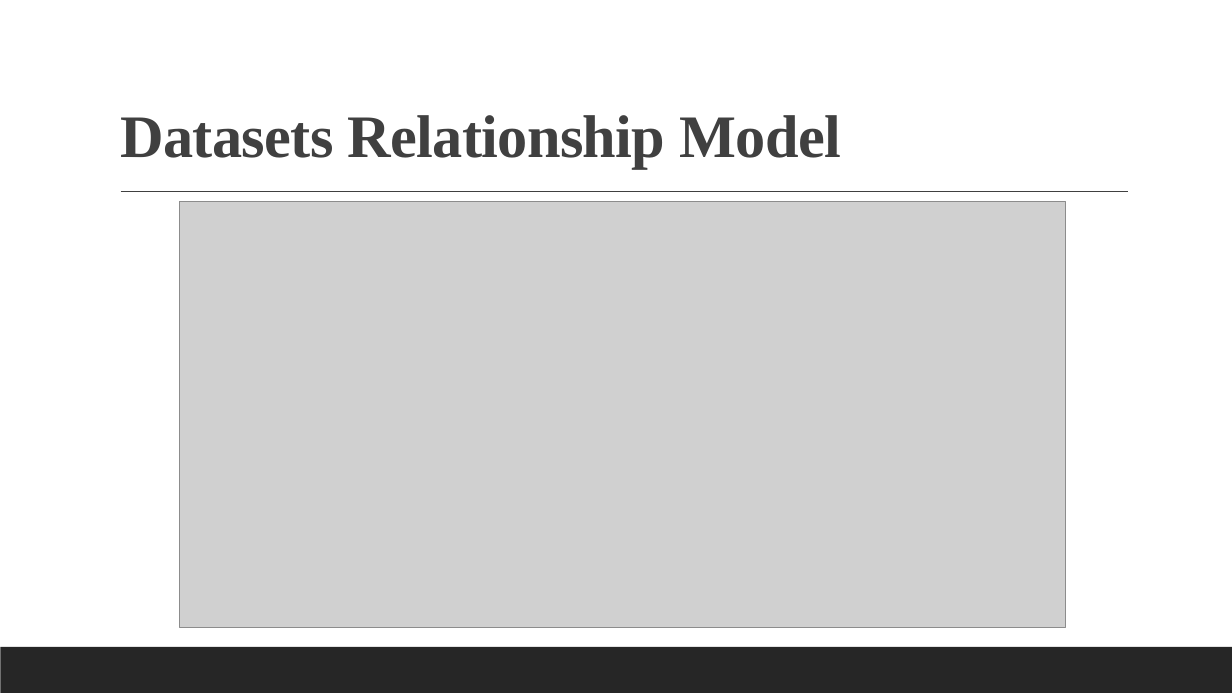
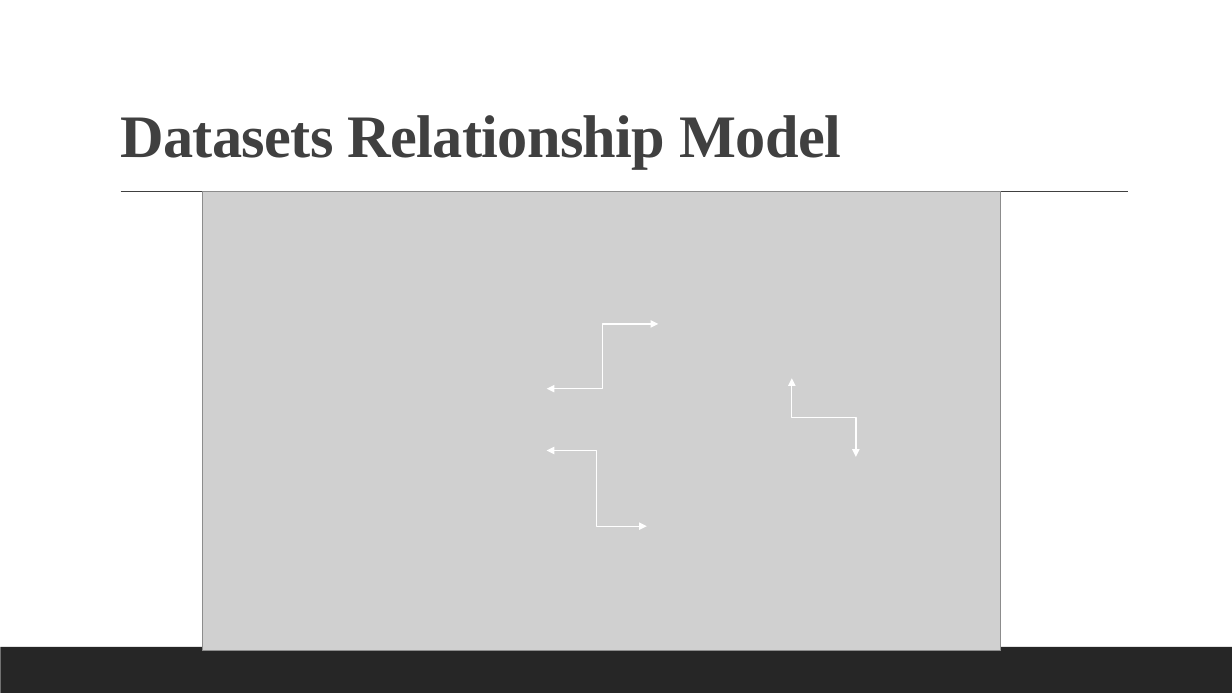
Before and after one commit to Ambitious12019/L.-Ash-Data-Scientist-Portfolio, a slide deck: slide 6 of Ash. LaChandra_DSC530_Final Project.pptx (slide 5 before the commit). Drawn at 1232x693 pixels with LibreOffice and Linux fonts; fonts in the diff are those of the drawing; grey boxes stand for pictures. Boxes give left, top, right and bottom in pixels: in the first picture for what was removed or moved away, otherwise in the second. Text is boxed around its words. In the diff, an @@ line names an element or a change of style, - is before the commit and + after.

```diff
--- a/Ash. LaChandra_DSC530_Final Project.pptx
+++ b/Ash. LaChandra_DSC530_Final Project.pptx
@@ picture: place and size @@
-picture at [180,201,1067,628]
+picture at [202,191,1002,651]
@@ elbow double arrow added from (547, 389) to (658, 324), #FFFFFF 1 pt @@
@@ elbow double arrow added from (792, 378) to (856, 457), #FFFFFF 1 pt @@
@@ elbow double arrow added from (547, 451) to (647, 526), #FFFFFF 1 pt @@
```
Also in this commit, not shown: 5 other slides changed, 4 slides added, 1 other file.
